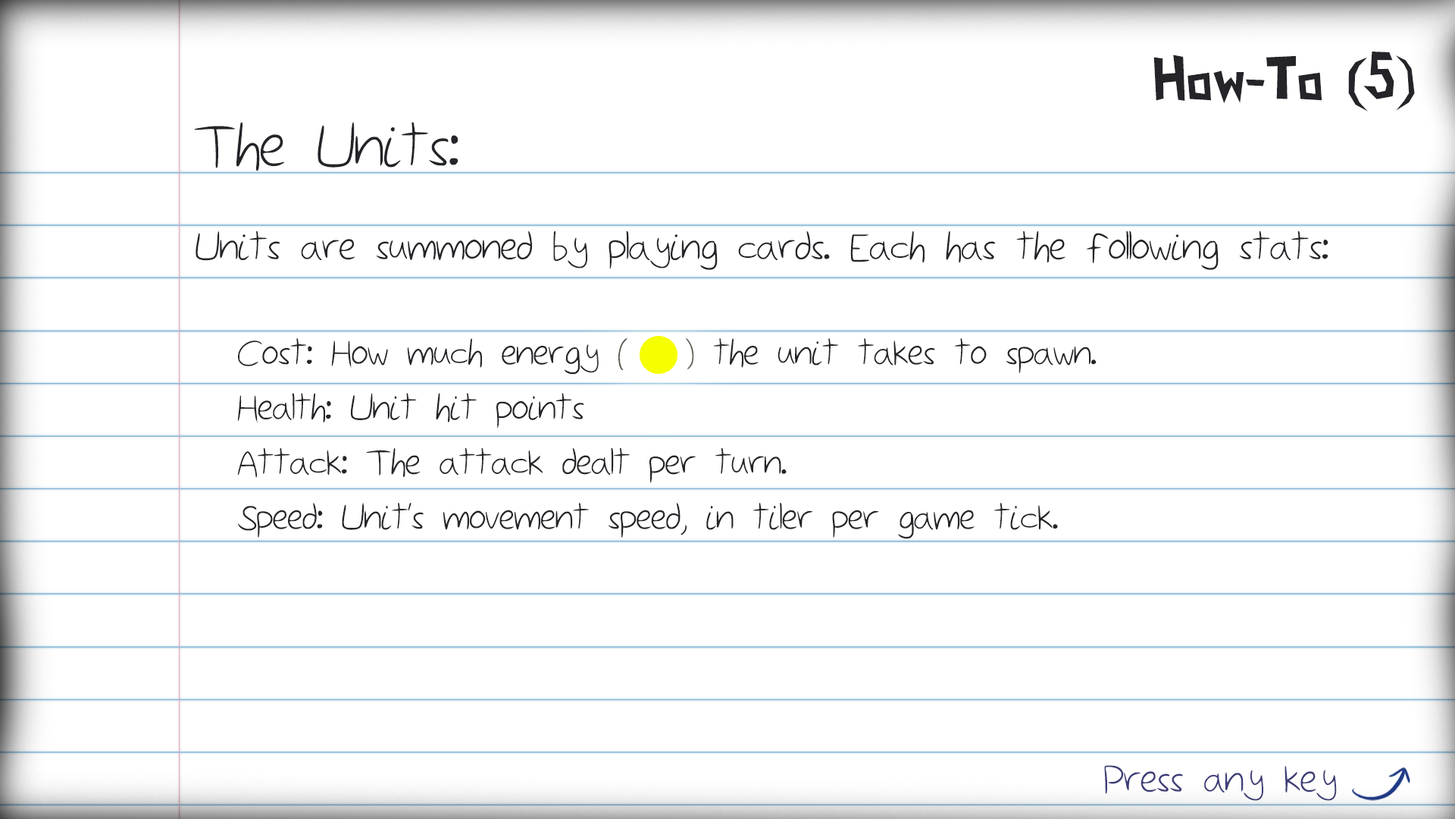
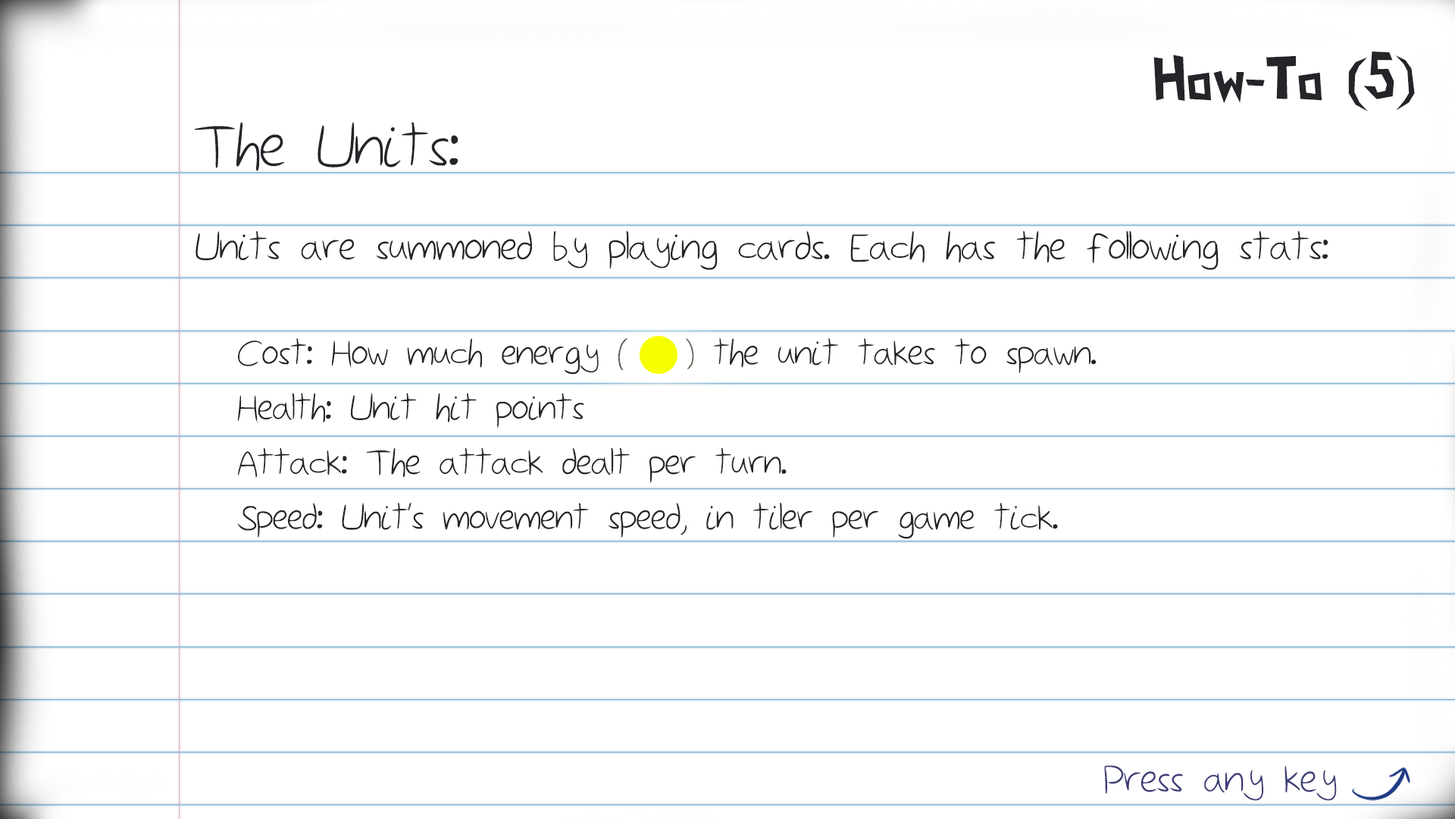
Layered file, before and after one edit (w=1455, h=819). Changes by layer:
painted on "Layer 8" over (0, 0, 1455, 819)
